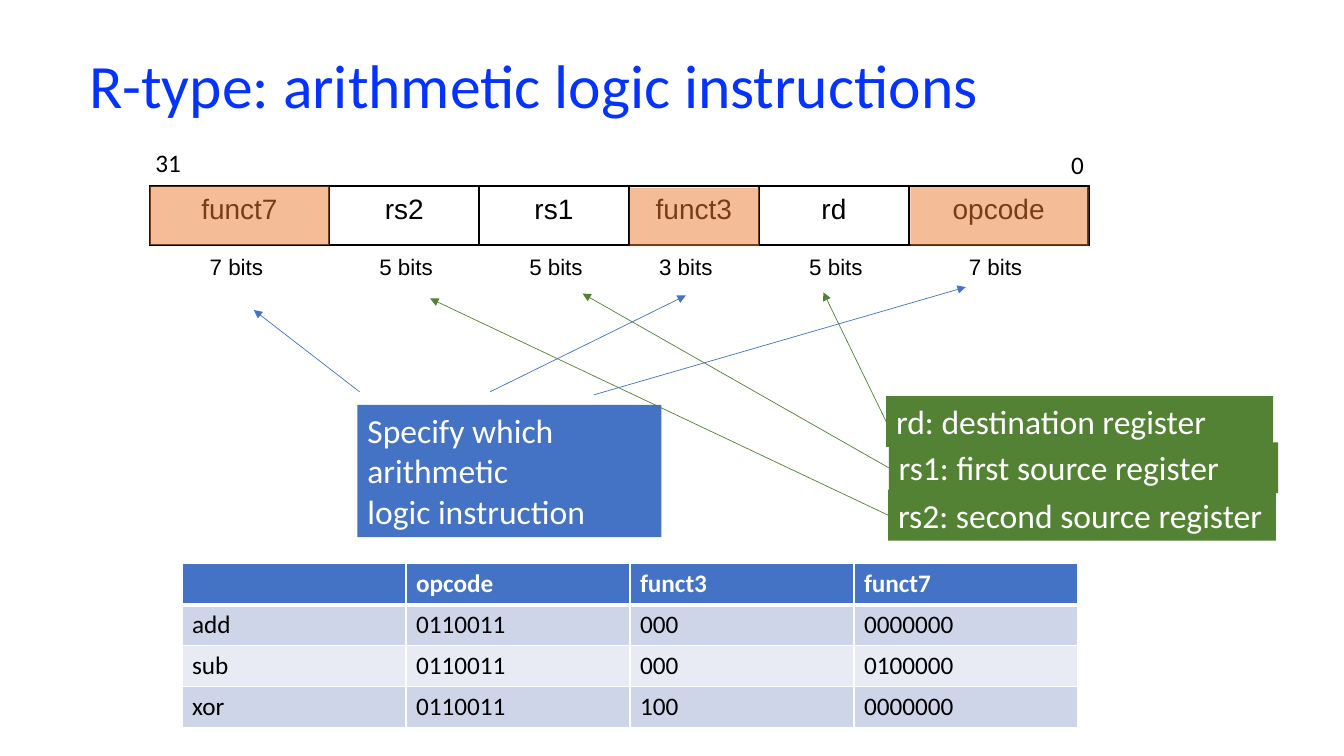
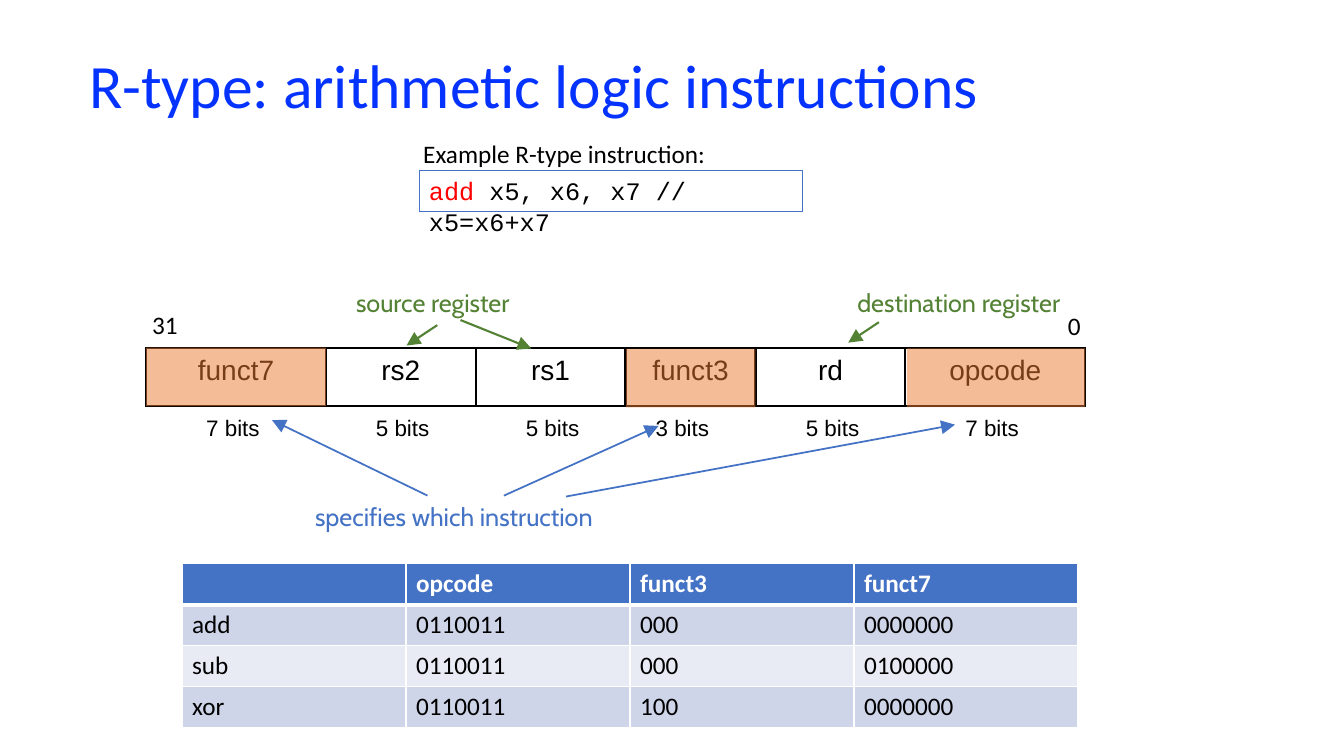
Before and after one commit to NYU-CSO/nyu-cso.github.io, a slide deck: slide 8 of notes/arch-cpu-simple.pptx. Drawn at 1344x756 pixels with LibreOffice and Linux fonts; fonts in the diff are those of the drawing. Boxes give left, top, right and bottom in pixels: in the first picture for what was removed or moved away, otherwise in the second. Text is boxed around its words. In the diff, an @@ line names an element or a change of style, - is before the commit and + after.

```diff
--- a/notes/arch-cpu-simple.pptx
+++ b/notes/arch-cpu-simple.pptx
@@ text added at (423, 145, 705, 167), 18 pt, text #000000 @@
+Example R-type instruction:
@@ rectangle added at (419, 170, 803, 211), outline #4472C4 0.75 pt, 18 pt, text #000000 @@
+add x5, x6, x7 // x5=x6+x7
@@ text at (356, 294, 509, 318): text changed; size 24 to 18 pt; font Calibri to Cabin; text colour #FFFFFF to #548235 @@
-rs1: first source register
+source register
@@ arrow removed from (888, 515) to (431, 298) @@
@@ arrow removed from (889, 468) to (583, 293) @@
@@ text "destination register": place and size @@
-text "destination register" at (886, 396, 1273, 447)
+text "destination register" at (857, 293, 1060, 318)
@@ text "destination register" at (857, 293, 1060, 318): fill #548235 to none @@
@@ text at (857, 293, 1060, 318): text changed; size 24 to 18 pt; font Calibri to Cabin; text colour #FFFFFF to #548235 @@
-rd: destination register
+destination register
@@ arrow added from (438, 326) to (406, 346), #548235 1.5 pt @@
@@ arrow added from (461, 321) to (531, 349), #548235 1.5 pt @@
@@ arrow moved from (886, 421) - (824, 292) to (879, 323) - (849, 343) @@
@@ arrow (879, 323) - (849, 343): stroke #548235 0.5 pt to #548235 1.5 pt @@
@@ 9 rectangles, 8 texts: place and size @@
-9 rectangles, 8 texts at (149, 155, 1089, 276)
+9 rectangles, 8 texts at (146, 317, 1086, 442)
@@ rectangle removed at (358, 405, 662, 537) @@
-Specify which arithmetic
-logic instruction
@@ arrow moved from (360, 392) - (254, 311) to (427, 496) - (272, 420) @@
@@ arrow (427, 496) - (272, 420): stroke #4472C4 0.5 pt to #4472C4 1.25 pt @@
@@ arrow moved from (490, 392) - (686, 295) to (504, 496) - (658, 426) @@
@@ arrow (504, 496) - (658, 426): stroke #4472C4 0.5 pt to #4472C4 1.25 pt @@
@@ arrow moved from (594, 395) - (966, 287) to (567, 497) - (955, 424) @@
@@ arrow (567, 497) - (955, 424): stroke #4472C4 0.5 pt to #4472C4 1.25 pt @@
@@ text added at (315, 507, 593, 532), 18 pt, text #4472C4 @@
+specifies which instruction
@@ rectangle removed at (888, 490, 1276, 540) @@
-rs2: second source register
```
Also in this commit, not shown: 19 other slides changed, 1 slide added, 1 slide removed, 1 other file.
